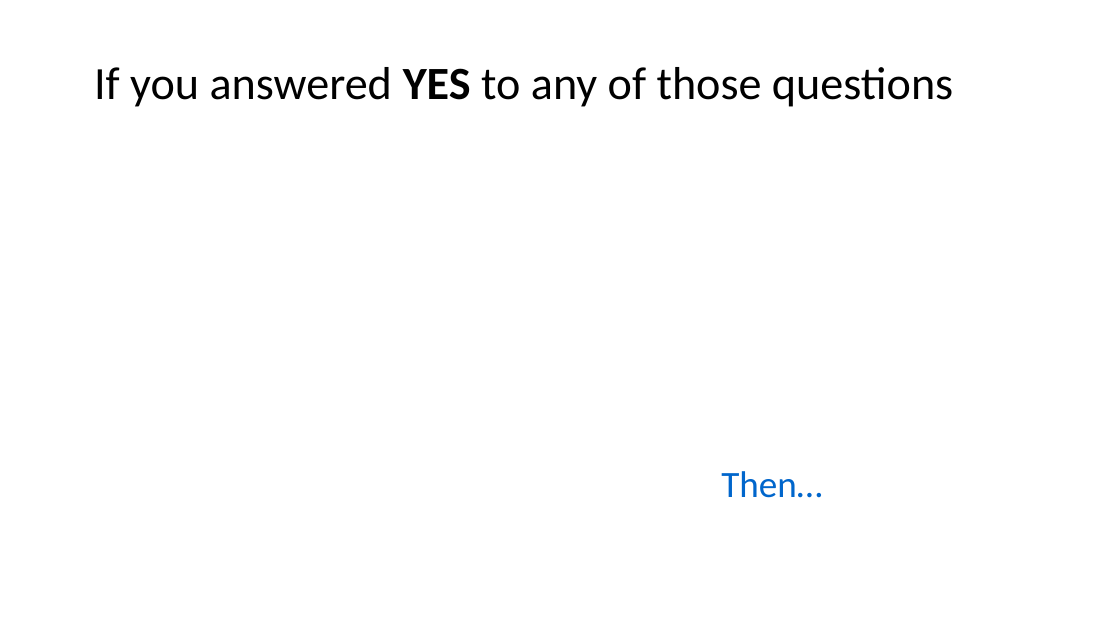
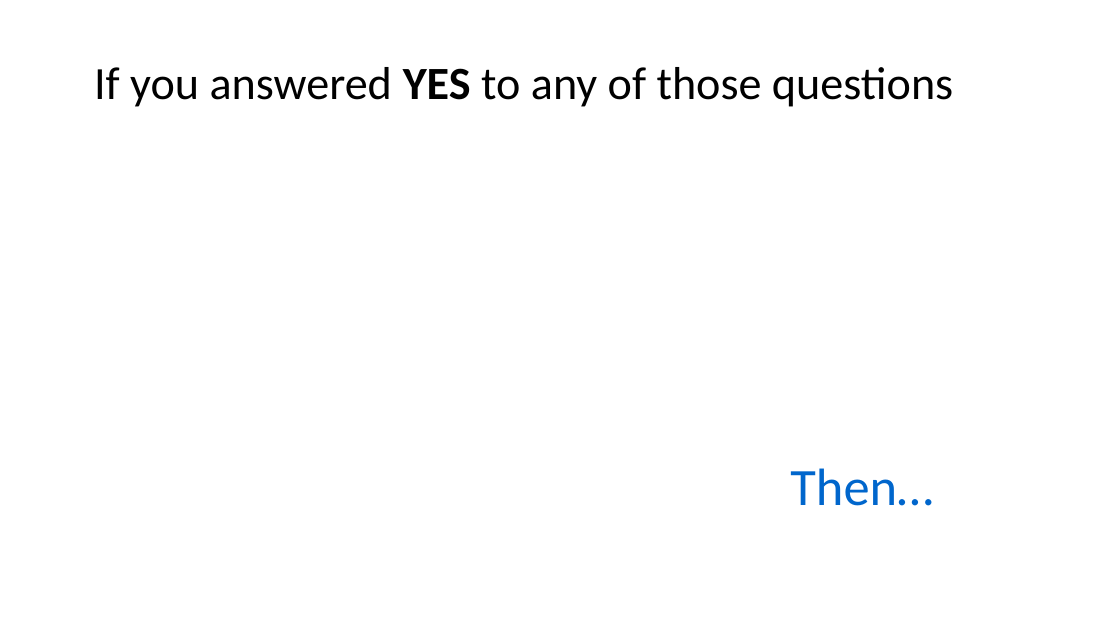
Before and after one commit to kburnell/TestDrivingASP.NETMVC, a slide deck: slide 8 of TestDrivingASP.NETMVC_Widescreen.pptx. Drawn at 1120x630 pixels with LibreOffice and Linux fonts; fonts in the diff are those of the drawing; background and template pictures are left out. Boxes give left, top, right and bottom in pixels: in the first picture for what was removed or moved away, otherwise in the second. Text is boxed around its words. In the diff, an @@ line names an element or a change of style, - is before the commit and + after.

```diff
--- a/TestDrivingASP.NETMVC_Widescreen.pptx
+++ b/TestDrivingASP.NETMVC_Widescreen.pptx
@@ text "Then…": place and size @@
-text "Then…" at [721, 471, 822, 498]
+text "Then…" at [790, 468, 933, 506]
@@ text "Then…" at [790, 468, 933, 506]: size 34 to 48 pt @@
```
Also in this commit, not shown: 12 other slides changed, 2 other files.
